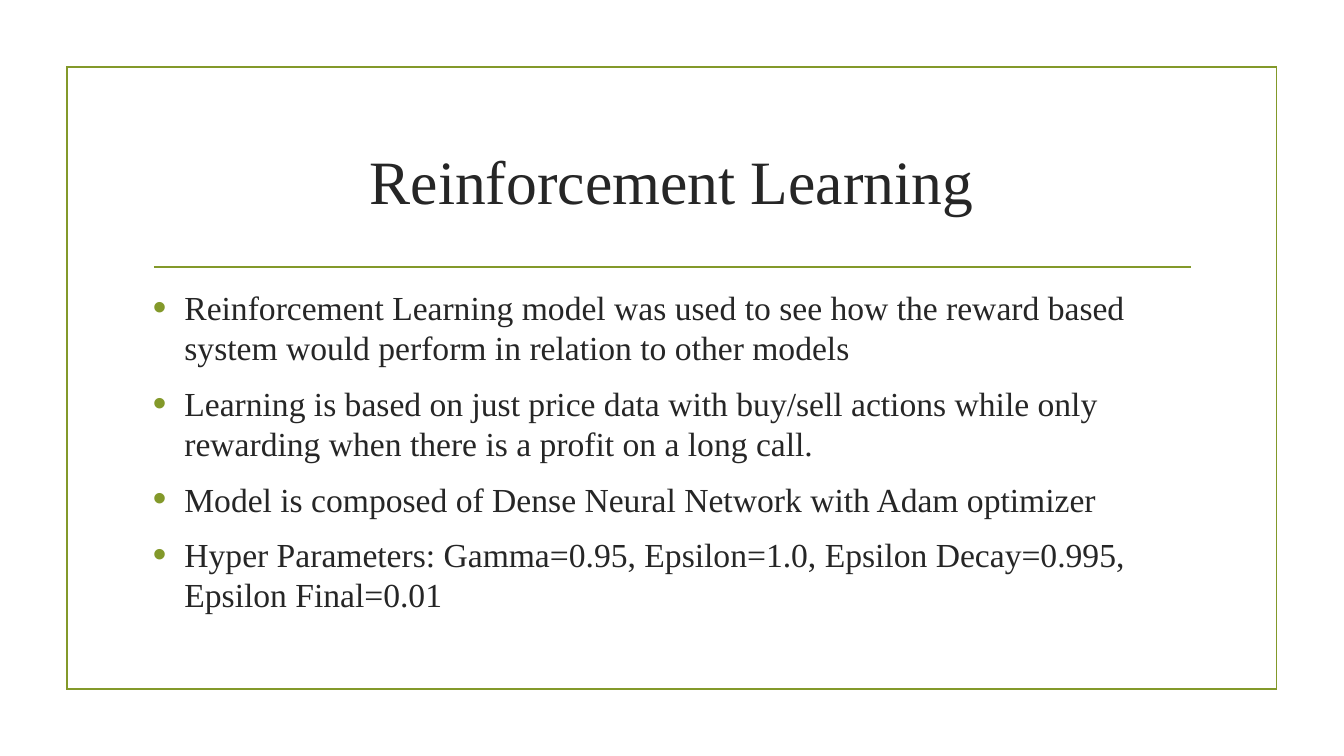
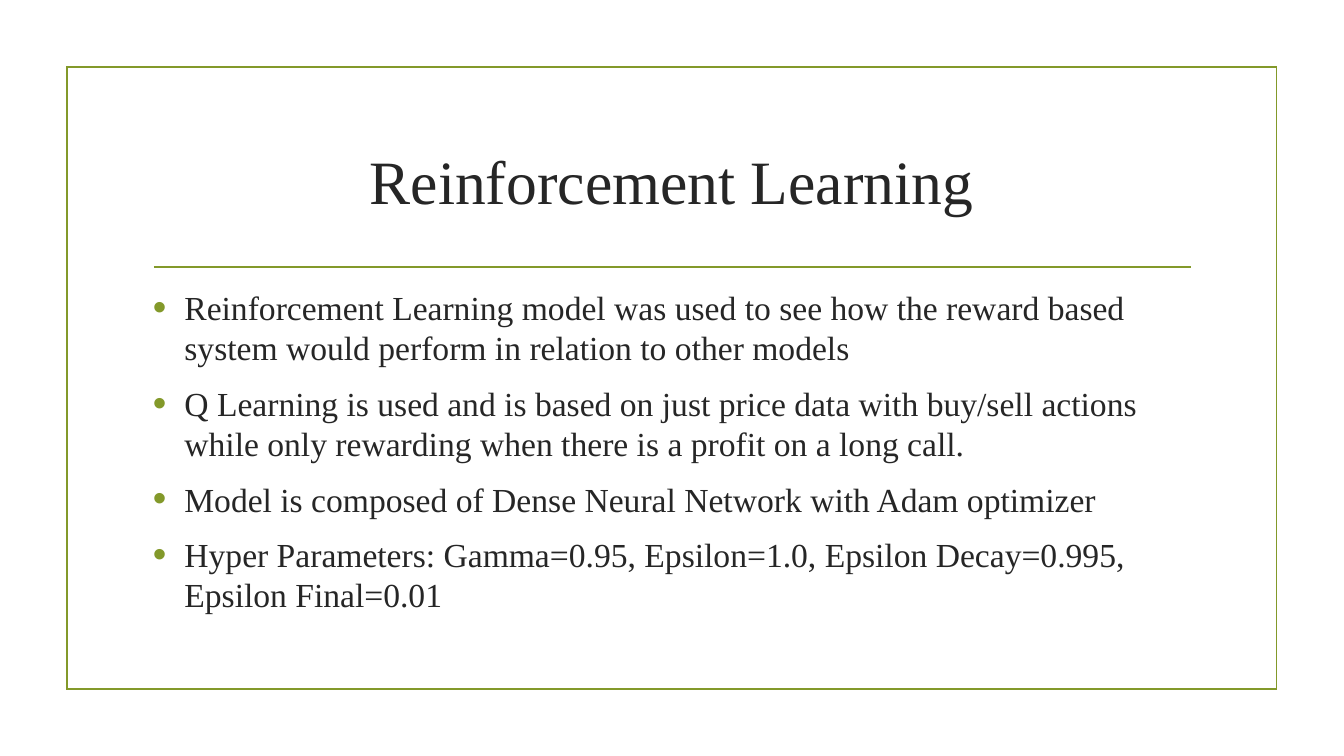
Before and after one commit to Pritam-Patra/stock-trading, a slide deck: slide 13 of Stock_Trading_Models.pptx. Drawn at 1344x756 pixels with LibreOffice and Linux fonts; fonts in the diff are those of the drawing; background and template pictures are left out. Boxes give left, top, right and bottom in pixels: in the first picture for what was removed or moved away, otherwise in the second. Text is boxed around its words. In the diff, an @@ line names an element or a change of style, - is before the commit and + after.

```diff
--- a/Stock_Trading_Models.pptx
+++ b/Stock_Trading_Models.pptx
@@ text at [184,392,1137,463]: text changed @@
-• Learning is based on just price data with buy/sell actions while only rewarding when there is a profit on a long call.
+• Q Learning is used and is based on just price data with buy/sell actions while only rewarding when there is a profit on a long call.
```
Also in this commit, not shown: 5 other slides changed, 1 slide added.
